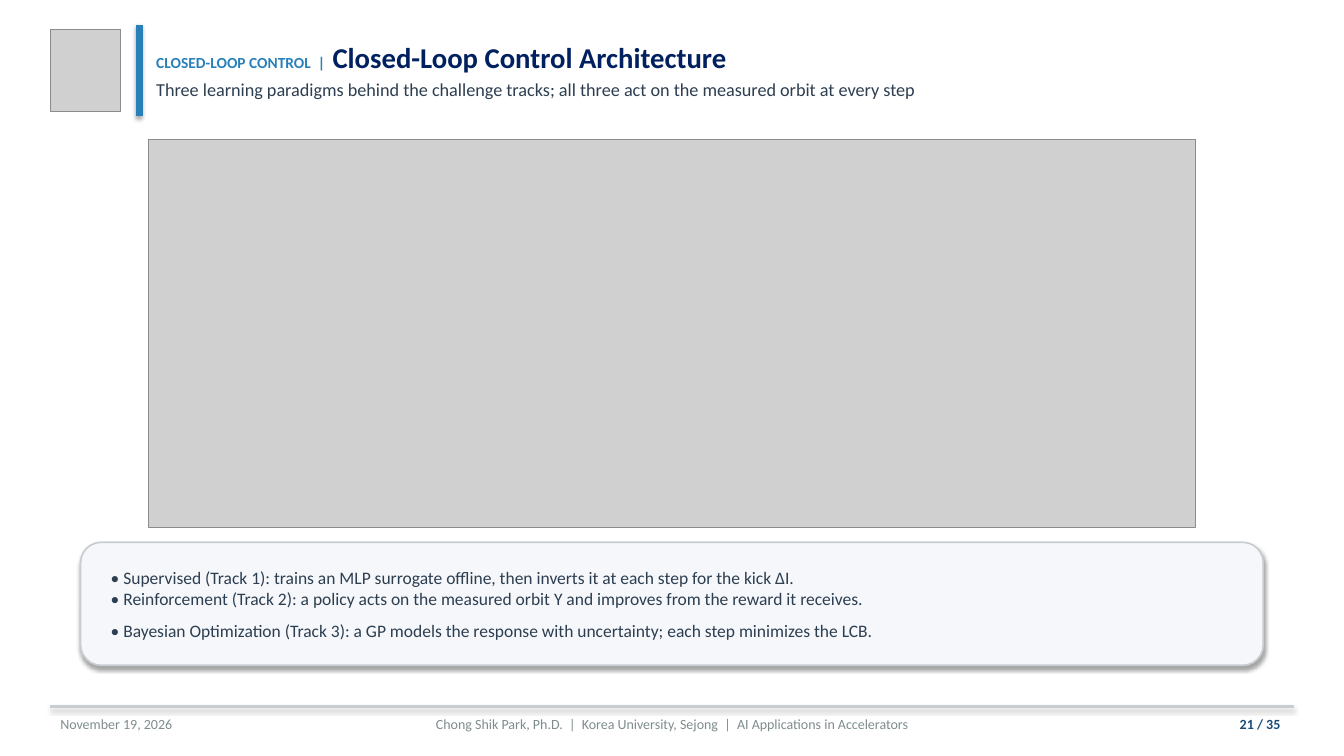
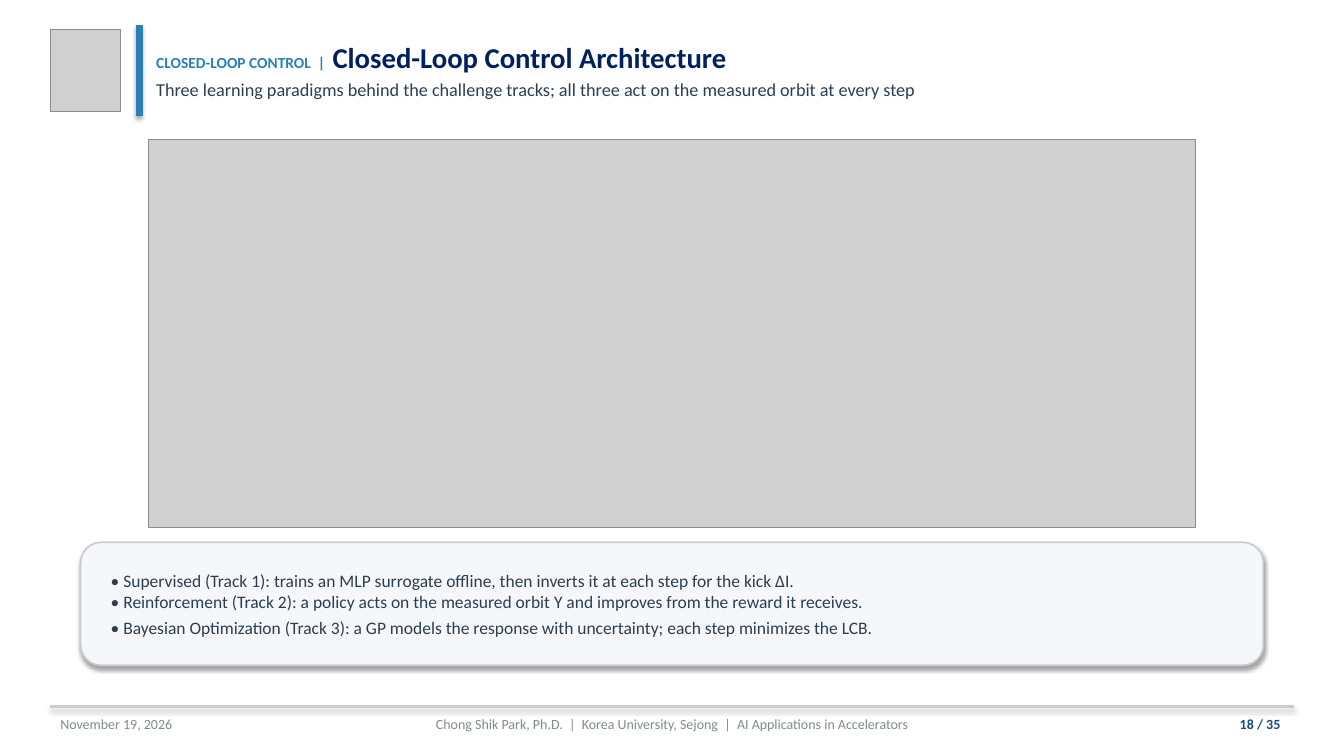
Before and after one commit to cspark7701/ai4acc-mini-hackathon, a slide deck: slide 18 of presentations/Lecture_1_AI_ML_Foundations_and_Control_Slides.pptx (slide 21 before the commit). Drawn at 1344x756 pixels with LibreOffice and Linux fonts; fonts in the diff are those of the drawing; grey boxes stand for pictures. Boxes give left, top, right and bottom in pixels: in the first picture for what was removed or moved away, otherwise in the second. Text is boxed around its words. In the diff, an @@ line names an element or a change of style, - is before the commit and + after.

```diff
--- a/presentations/Lecture_1_AI_ML_Foundations_and_Control_Slides.pptx
+++ b/presentations/Lecture_1_AI_ML_Foundations_and_Control_Slides.pptx
@@ text "• Supervised (Track 1): trains ..." at <box>123,574,872,637</box>: line spacing 1.55 to 1.22 @@
@@ text at <box>1240,719,1280,729</box>: text changed @@
-21 / 35
+18 / 35
```
Also in this commit, not shown: 4 other slides changed, 11 other files.
